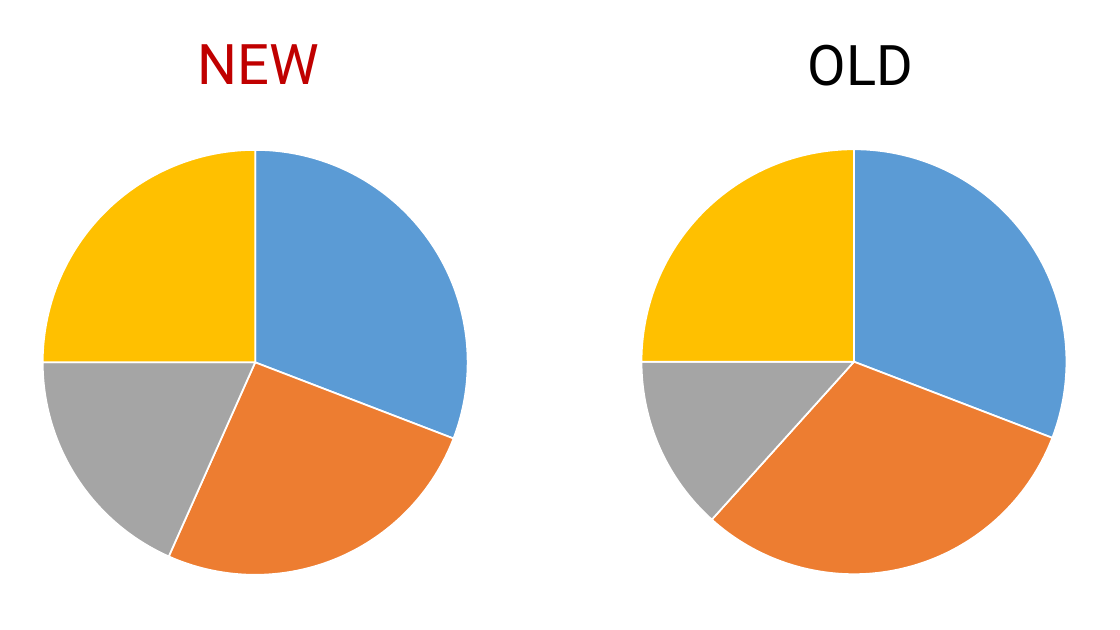
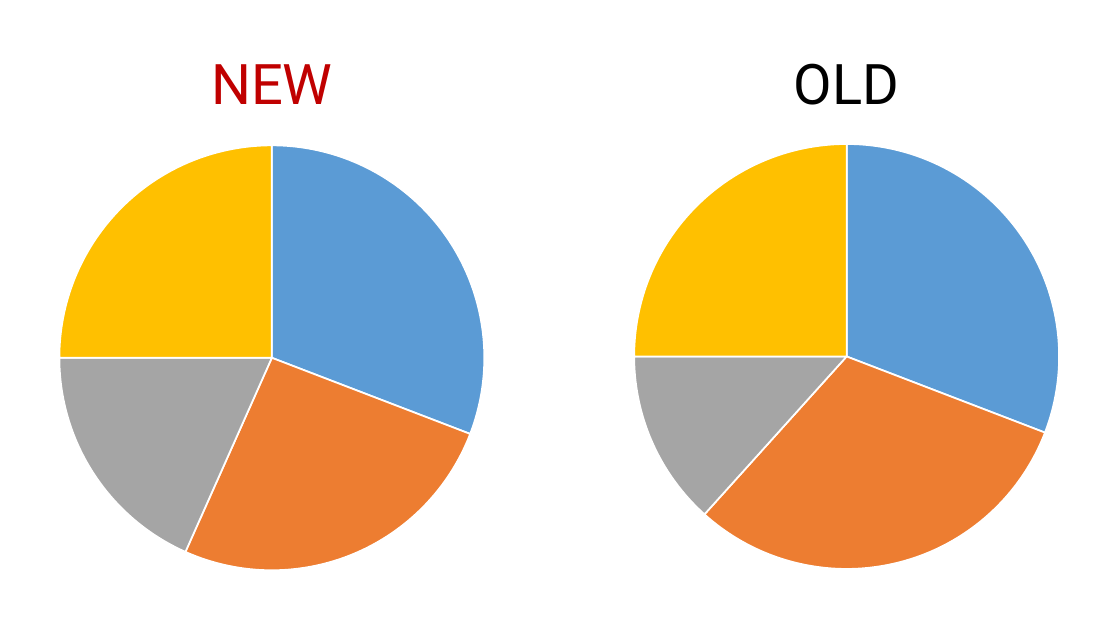
Before and after one commit to rkhaimov/brain-gym, a slide deck: slide 83 of Презентация.pptx. Drawn at 1120x630 pixels with LibreOffice and Linux fonts; fonts in the diff are those of the drawing; background and template pictures are left out. Boxes give left, top, right and bottom in pixels: in the first picture for what was removed or moved away, otherwise in the second. Text is boxed around its words. In the diff, an @@ line names an element or a change of style, - is before the commit and + after.

```diff
--- a/Презентация.pptx
+++ b/Презентация.pptx
@@ text "NEW": place and size @@
-text "NEW" at <box>198,44,319,84</box>
+text "NEW" at <box>211,64,332,104</box>
@@ text "OLD": place and size @@
-text "OLD" at <box>808,44,913,86</box>
+text "OLD" at <box>794,63,899,105</box>
@@ pie chart: place and size @@
-pie chart at <box>0,139,592,587</box>
+pie chart at <box>0,134,607,582</box>
@@ pie chart: place and size @@
-pie chart at <box>518,138,1120,586</box>
+pie chart at <box>511,133,1120,581</box>
```
Also in this commit, not shown: 39 other slides changed, 9 slides added, 8 slides removed.
